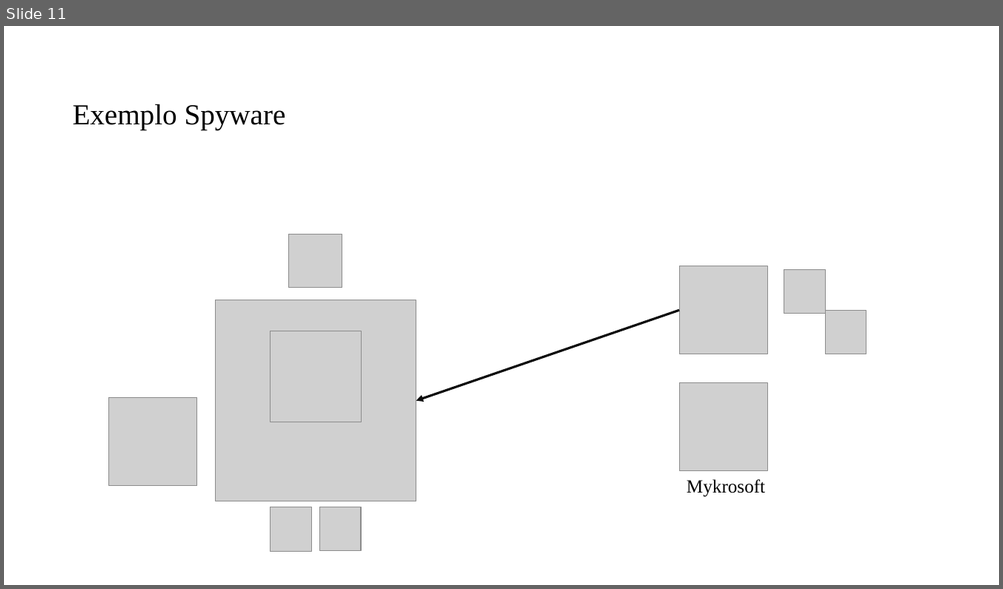
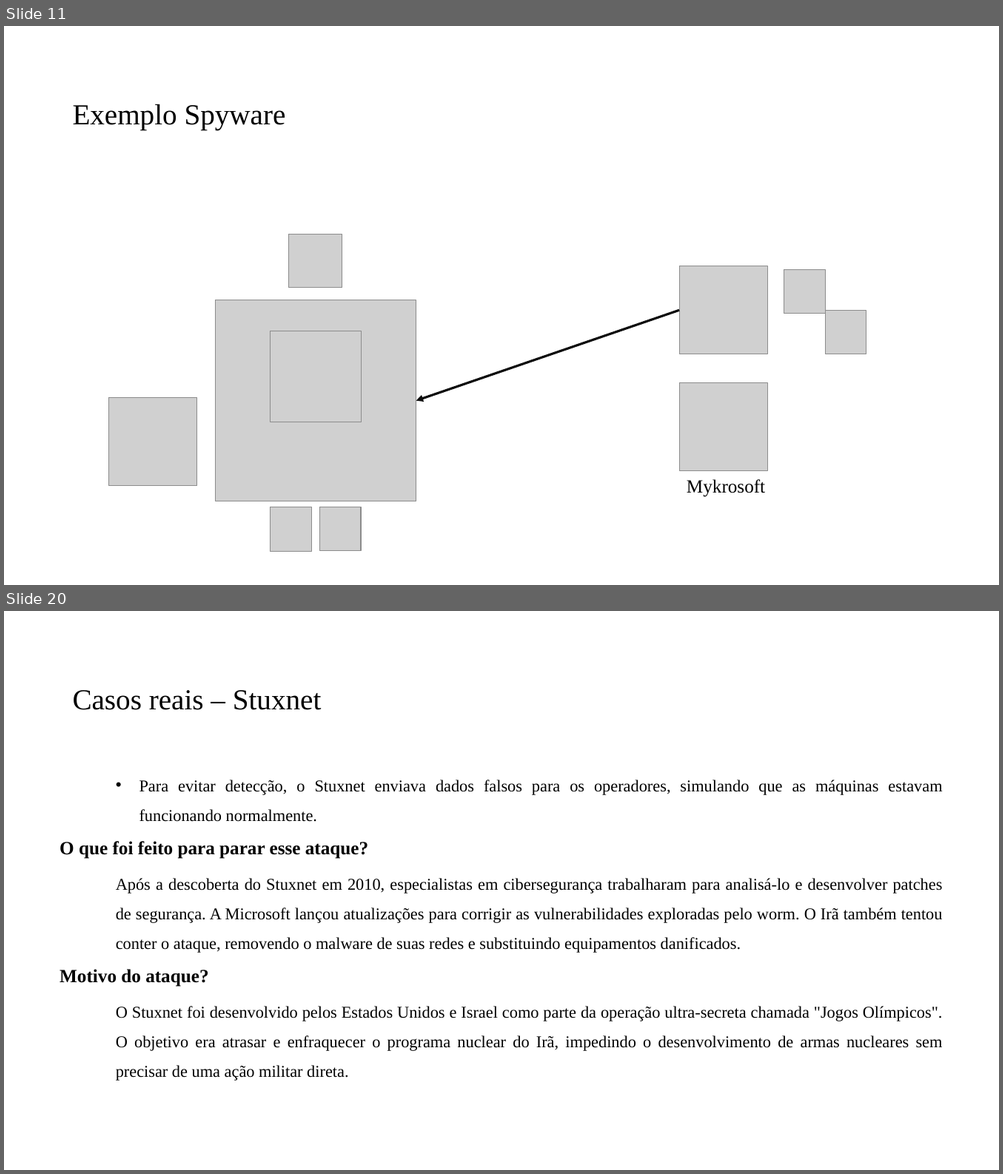
Before and after one commit to PedroMiho/UMC, a slide deck: Segurança da Informação/Aula 02 - Ameaças Ciberneticas/Ameaças Ciberneticas.pptx. Shown one above the other, each under a label of ours: slide 11 before the commit, slides 11 and 20 after it; the slides between them are not shown. The pictures are 1003x589 and 1003x1174 pixels, drawn with LibreOffice and Linux fonts; fonts in the diff are those of the drawing; grey boxes stand for pictures; background and template pictures are left out. Boxes give left, top, right and bottom in pixels: in the first picture for what was removed or moved away, otherwise in the second. Text is boxed around its words. In the diff, an @@ line names an element or a change of style, - is before the commit and + after.

```diff
--- a/Segurança da Informação/Aula 02 - Ameaças Ciberneticas/Ameaças Ciberneticas.pptx
+++ b/Segurança da Informação/Aula 02 - Ameaças Ciberneticas/Ameaças Ciberneticas.pptx
@@ slide 20 added at box(4, 611, 999, 1170), background #FFFFFF @@
@@ title added at box(73, 690, 321, 710), 28 pt, text #000000 @@
+Casos reais – Stuxnet
@@ text added at box(60, 780, 942, 1081), 16 pt, text #000000 @@
+• Para evitar detecção, o Stuxnet enviava dados falsos para os operadores, simulando que as máquinas estavam funcionando normalmente.
+O que foi feito para parar esse ataque?
+  Após a descoberta do Stuxnet em 2010, especialistas em cibersegurança trabalharam para analisá-lo e desenvolver patches de segurança. A Microsoft lançou atualizações para corrigir as vulnerabilidades exploradas pelo worm. O Irã também tentou conter o ataque, removendo o malware de suas redes e substituindo equipamentos danificados.
+Motivo do ataque?
+  O Stuxnet foi desenvolvido pelos Estados Unidos e Israel como parte da operação ultra-secreta chamada "Jogos Olímpicos". O objetivo era atrasar e enfraquecer o programa nuclear do Irã, impedindo o desenvolvimento de armas nucleares sem precisar de uma ação militar direta.
```
Also in this commit, not shown: 6 slides changed, 10 other slides added, 15 other files.
